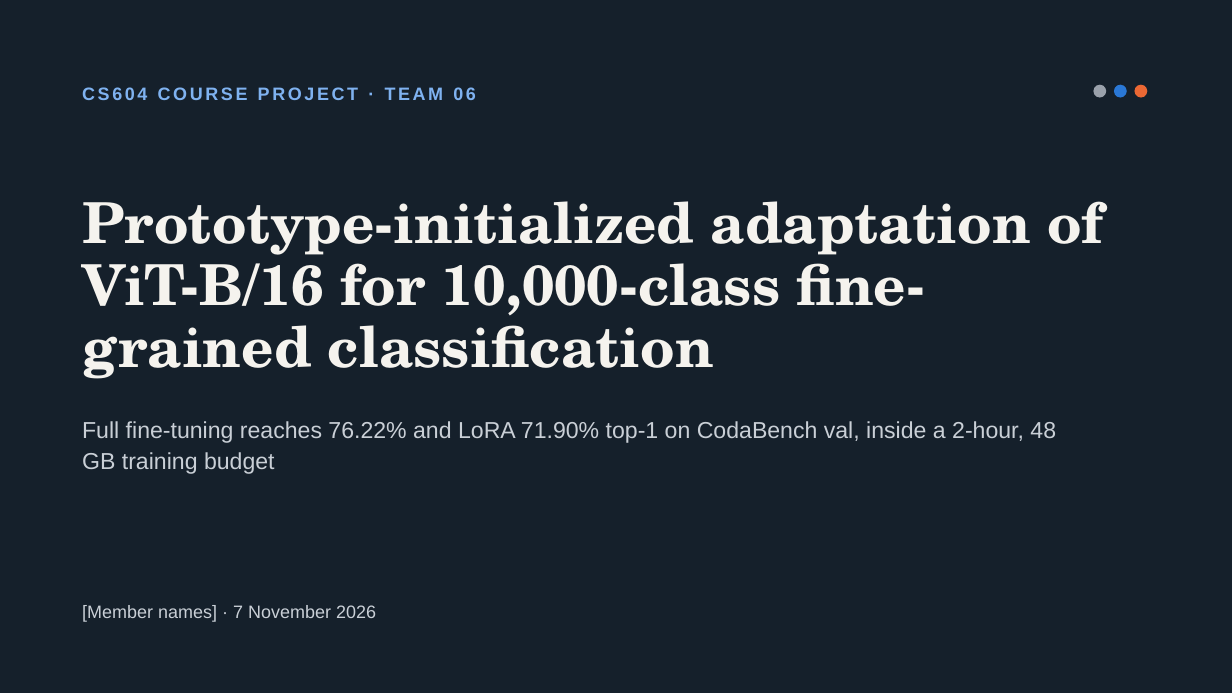
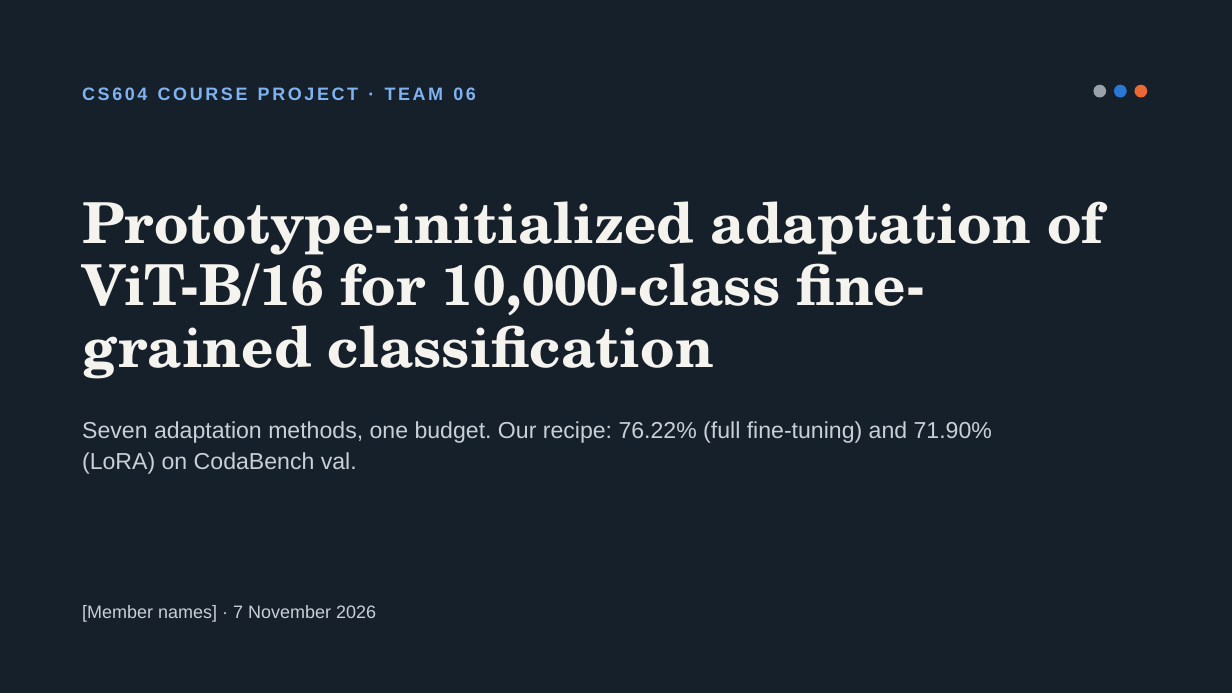
Before and after one commit to jiaobuchong/deep-cv, a slide deck: slide 1 of cs604_team06_slides.pptx. Drawn at 1232x693 pixels with LibreOffice and Linux fonts; fonts in the diff are those of the drawing. Boxes give left, top, right and bottom in pixels: in the first picture for what was removed or moved away, otherwise in the second. Text is boxed around its words. In the diff, an @@ line names an element or a change of style, - is before the commit and + after.

```diff
--- a/cs604_team06_slides.pptx
+++ b/cs604_team06_slides.pptx
@@ text at [82, 421, 992, 474]: text changed @@
-Full fine-tuning reaches 76.22% and LoRA 71.90% top-1 on CodaBench val, inside a 2-hour, 48 GB training budget
+Seven adaptation methods, one budget. Our recipe: 76.22% (full fine-tuning) and 71.90% (LoRA) on CodaBench val.
```
Also in this commit, not shown: 5 other slides changed, 12 slides added, 9 slides removed, 11 other files.
